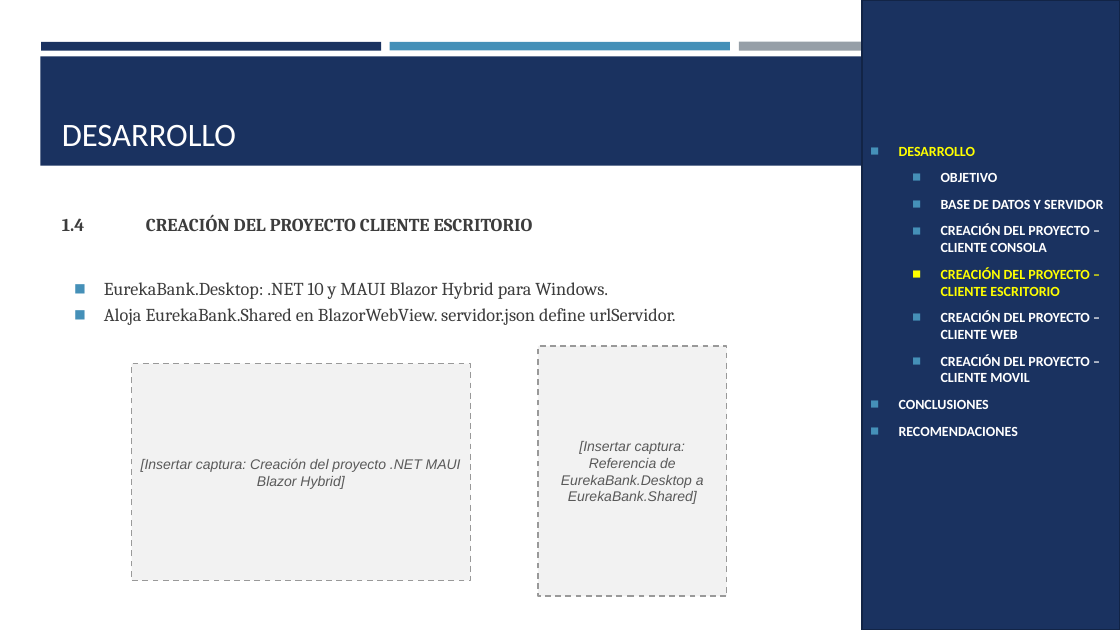
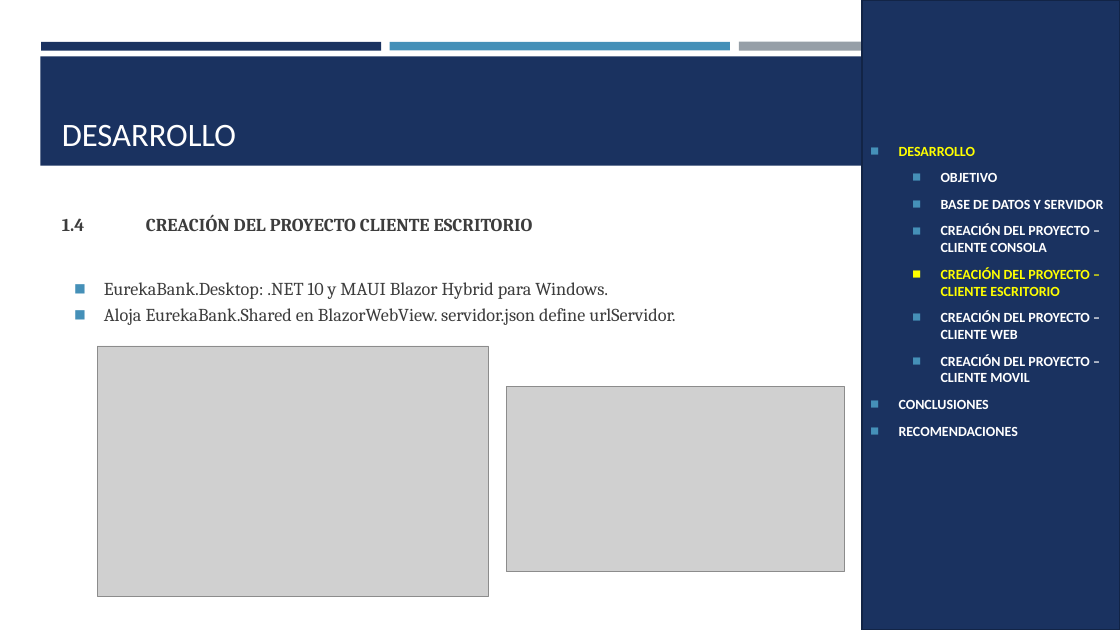
Before and after one commit to Teo344/Arquitectura_GRUPO03, a slide deck: slide 25 of TG.1.4. PAO202651_EUREKA_BDDLOCAL_RESTFUL_DOTNET_NRC36884_GR03/05. DOCUMENTACION/PRESENTACION TG.1.4. EUREKABANK RESTFUL con BDD LOCAL en DOTNET GR03.pptx. Drawn at 1120x630 pixels with LibreOffice and Linux fonts; fonts in the diff are those of the drawing; grey boxes stand for pictures. Boxes give left, top, right and bottom in pixels: in the first picture for what was removed or moved away, otherwise in the second. Text is boxed around its words. In the diff, an @@ line names an element or a change of style, - is before the commit and + after.

```diff
--- a/TG.1.4. PAO202651_EUREKA_BDDLOCAL_RESTFUL_DOTNET_NRC36884_GR03/05. DOCUMENTACION/PRESENTACION TG.1.4. EUREKABANK RESTFUL con BDD LOCAL en DOTNET GR03.pptx
+++ b/TG.1.4. PAO202651_EUREKA_BDDLOCAL_RESTFUL_DOTNET_NRC36884_GR03/05. DOCUMENTACION/PRESENTACION TG.1.4. EUREKABANK RESTFUL con BDD LOCAL en DOTNET GR03.pptx
@@ picture added at [97,346,489,597] @@
@@ rectangle removed at [538,346,727,597] @@
-[Insertar captura: Referencia de EurekaBank.Desktop a EurekaBank.Shared]
@@ rectangle removed at [132,364,471,581] @@
-[Insertar captura: Creación del proyecto .NET MAUI Blazor Hybrid]
@@ picture added at [506,386,844,572] @@
```
Also in this commit, not shown: 23 other slides changed, 1 other file.
